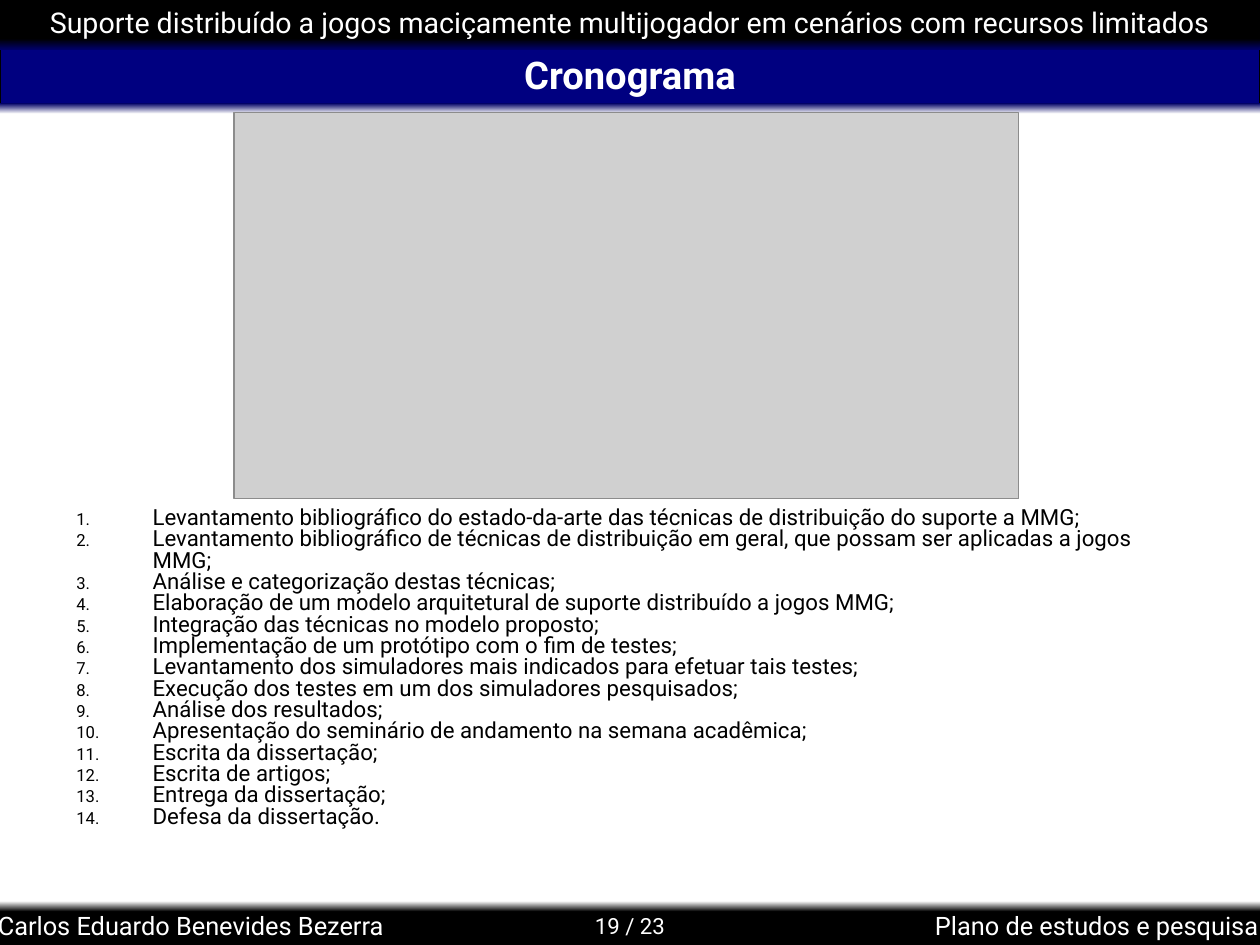
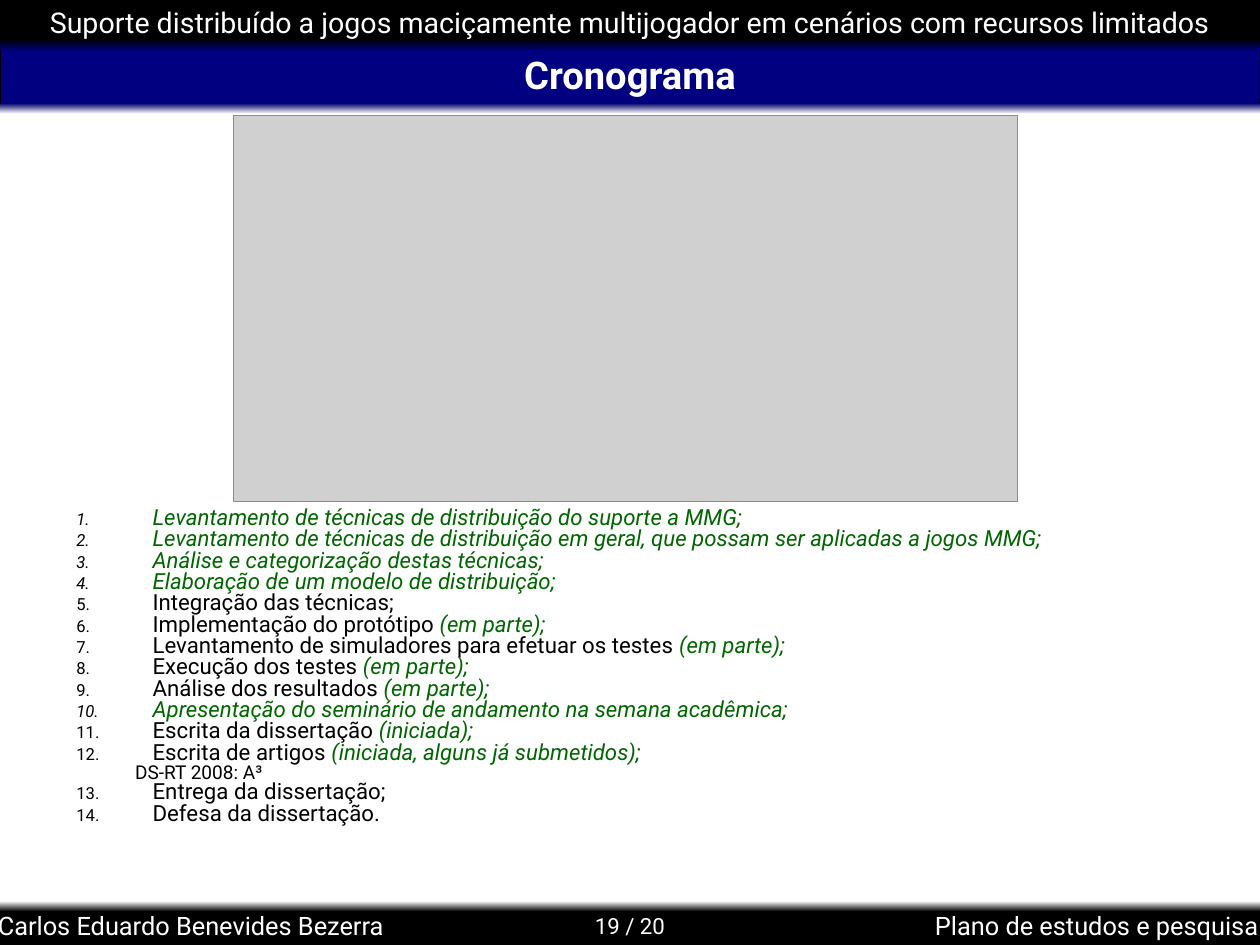
Before and after one commit to kdubezerra/kdubezerra, a slide deck: slide 19 of textos/semac/Semac_Defesa.ppt. Drawn at 1260x945 pixels with LibreOffice and Linux fonts; fonts in the diff are those of the drawing; grey boxes stand for pictures; background and template pictures are left out. Boxes give left, top, right and bottom in pixels: in the first picture for what was removed or moved away, otherwise in the second. Text is boxed around its words. In the diff, an @@ line names an element or a change of style, - is before the commit and + after.

```diff
--- a/textos/semac/Semac_Defesa.ppt
+++ b/textos/semac/Semac_Defesa.ppt
@@ text at (153,508,1041,553): text changed; text colour #000000 to #006600; italic on @@
-1. Levantamento bibliográﬁco do estado-da-arte das técnicas de distribuição do suporte a MMG;
-2. Levantamento bibliográﬁco de técnicas de distribuição em geral, que possam ser aplicadas a jogos MMG;
+1. Levantamento de técnicas de distribuição do suporte a MMG;
+2. Levantamento de técnicas de distribuição em geral, que possam ser aplicadas a jogos MMG;
@@ text at (153,568,784,702): text changed @@
-4. Elaboração de um modelo arquitetural de suporte distribuído a jogos MMG;
-5. Integração das técnicas no modelo proposto;
-6. Implementação de um protótipo com o ﬁm de testes;
-7. Levantamento dos simuladores mais indicados para efetuar tais testes;
-8. Execução dos testes em um dos simuladores pesquisados;
-9. Análise dos resultados;
+4. Elaboração de um modelo de distribuição;
+5. Integração das técnicas;
+6. Implementação do protótipo (em parte);
+7. Levantamento de simuladores para efetuar os testes (em parte);
+8. Execução dos testes (em parte);
+9. Análise dos resultados (em parte);
@@ text at (153,547,787,723): text colour #000000 to #006600, italic on in "Análise e categorização destas técnicas;", "Apresentação do seminário de andamento na semana ..." @@
@@ text at (135,718,641,784): text changed @@
-11. Escrita da dissertação;
-12. Escrita de artigos;
+11. Escrita da dissertação (iniciada);
+12. Escrita de artigos (iniciada, alguns já submetidos);
+  DS-RT 2008: A³
@@ page number at (595,918,665,935): text changed @@
-19 / 23
+19 / 20
```
Also in this commit, not shown: 1 other slide changed, 1 slide added, 1 slide removed, 1 other file.
